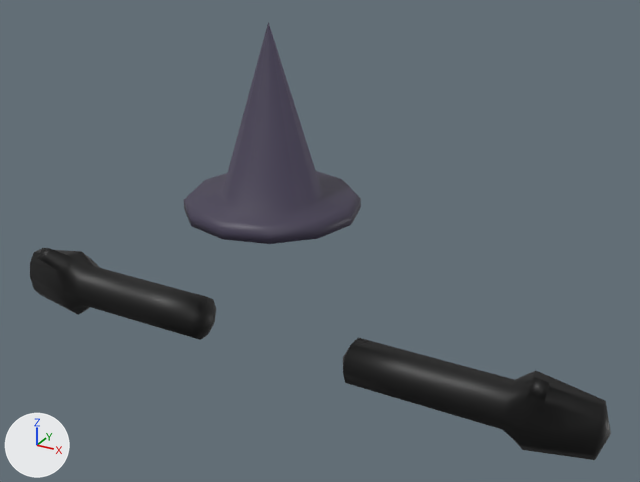
Before and after pictures for a commit that changed the FBX model MinMax/Assets/Models/Arms.fbx.
Both versions are drawn from a camera (50 mm lens) standing at (4.04, -6.45, 7.3) and looking at (0.44, 0.11, 4.02). The axes (+X, +Y, +Z) are drawn at lower left. The lights are the same throughout. Where no turn or scale is listed for an object, it has been applied to the vertices.

Before the edit, the objects in view are built like this:
```python
me_cylinder_002 = bpy.data.meshes.new('Cylinder.002')
me_cylinder_002.from_pydata(...)  # 50 vertices, 60 faces; spans x -0.81..0.81, y -0.81..0.81, z 0.02..1.71
me_cylinder_002.materials.append(mat_dicetexture)  # picture img_dicetexture1_png
me_cylinder_004 = bpy.data.meshes.new('Cylinder.004')
me_cylinder_004.from_pydata(...)  # 172 vertices, 188 faces; spans x -3.22..3.22, y -0.39..0.25, z 2.56..3.44
me_cylinder_004.materials.append(mat_dicetexture)  # picture img_dicetexture1_png
ob_arms = bpy.data.objects.new('Arms', me_cylinder_004)
ob_arms.location = (0.0, 0.0, 0.0)
ob_hat = bpy.data.objects.new('Hat', me_cylinder_002)
ob_hat.location = (0.0, 0.0, 4.274)
```
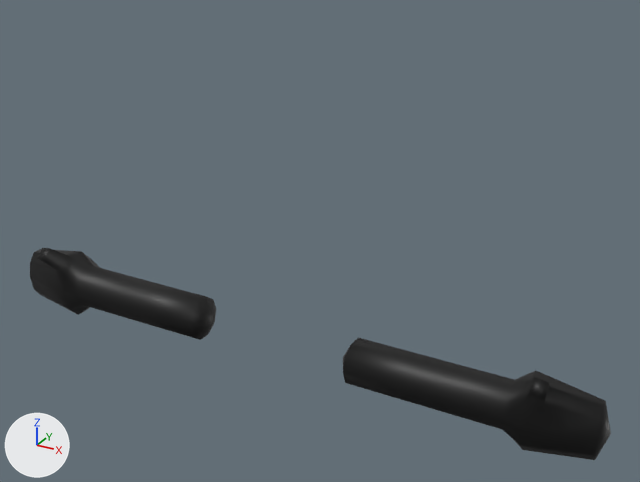
Boxes [x1, y1, x2, y2] around the edits, measured in the pictures (640 x 482 px):
'Hat', deleted: before [184, 22, 361, 244]

Patch to the scene script:
```diff
--- a/MinMax/Assets/Models/Arms.fbx.py
+++ b/MinMax/Assets/Models/Arms.fbx.py
@@ ob_hat @@
-ob_hat = bpy.data.objects.new('Hat', me_cylinder_002)
-ob_hat.location = (0.0, 0.0, 4.274)
```
